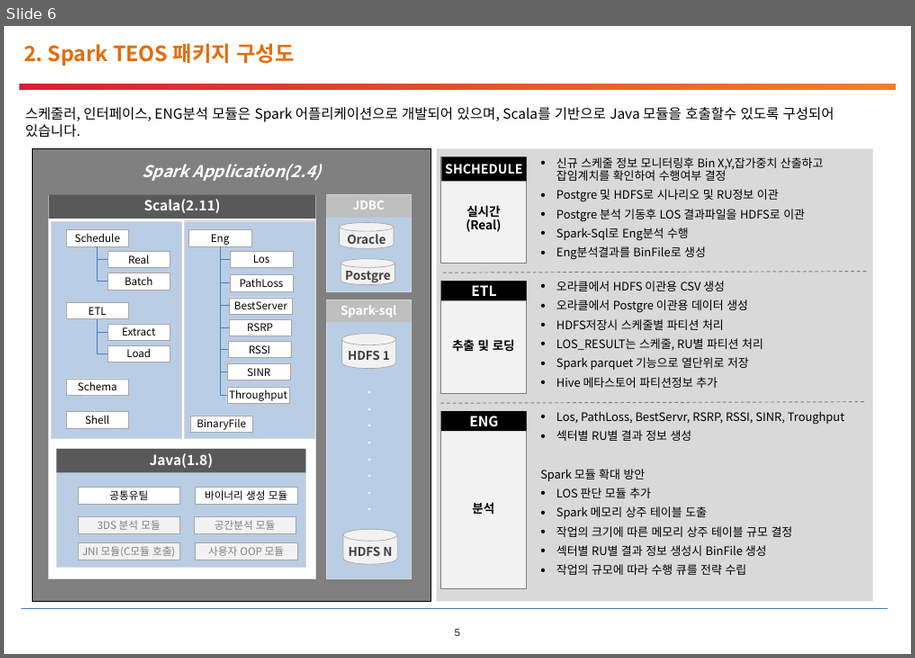
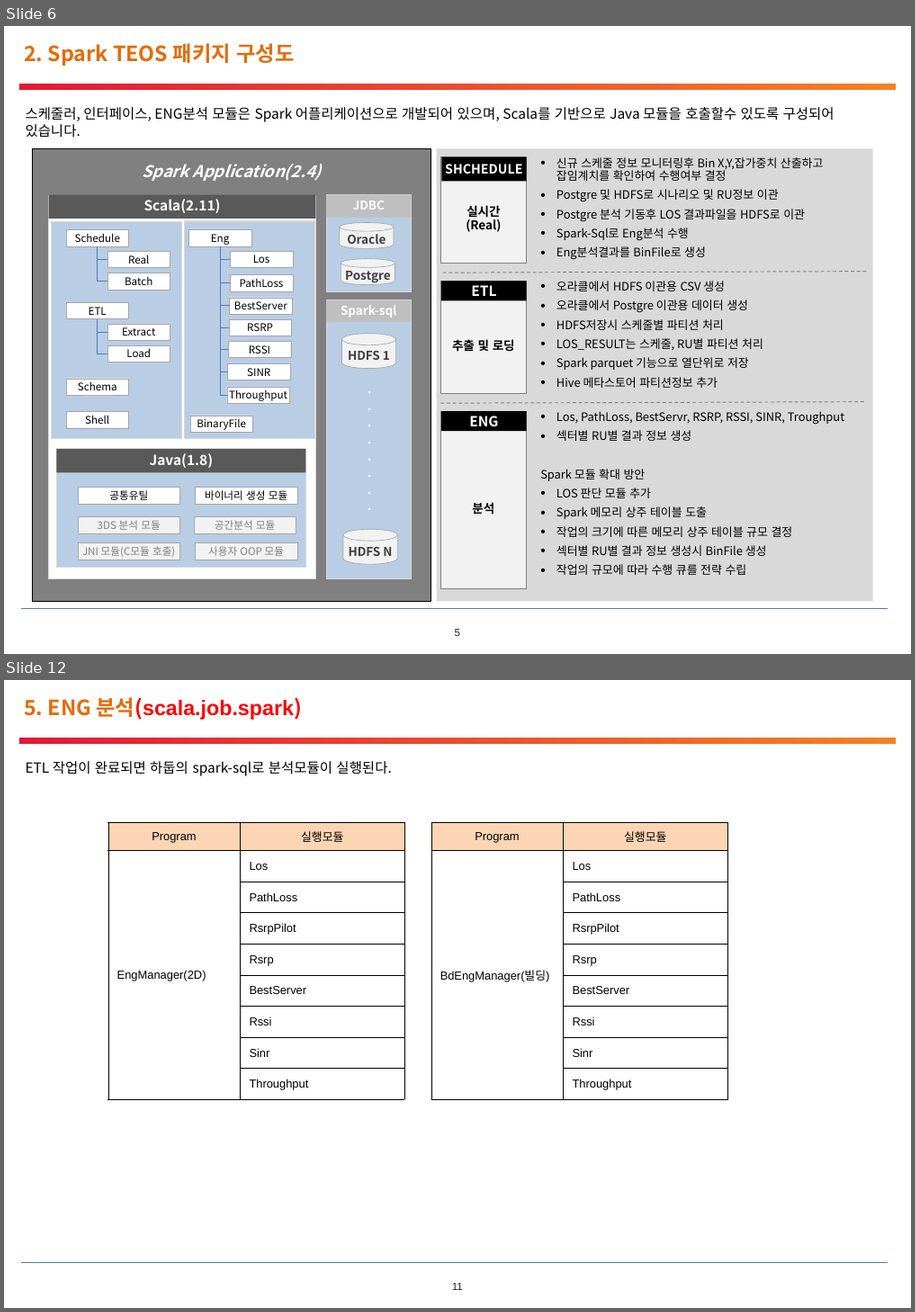
Before and after one commit to pmosoft/spark_scala, a slide deck: eos/06.산출물/TEOSPI-Spark 스케줄러 운영자 매뉴얼.pptx. Shown one above the other, each under a label of ours: slide 6 before the commit, slides 6 and 12 after it; the slides between them are not shown. The pictures are 915x658 and 915x1312 pixels, drawn with LibreOffice and Linux fonts; fonts in the diff are those of the drawing; background and template pictures are left out. Boxes give left, top, right and bottom in pixels: in the first picture for what was removed or moved away, otherwise in the second. Text is boxed around its words. In the diff, an @@ line names an element or a change of style, - is before the commit and + after.

```diff
--- a/eos/06.산출물/TEOSPI-Spark 스케줄러 운영자 매뉴얼.pptx
+++ b/eos/06.산출물/TEOSPI-Spark 스케줄러 운영자 매뉴얼.pptx
@@ slide 12 added at (4,680,911,1308), background #FFFFFF; not listed: 3 template elements that a slide beside it also shows @@
@@ text added at (24,697,301,720), 18 pt, text #FF0000, bold @@
+5. ENG 분석(scala.job.spark)
@@ text added at (26,761,392,776), 12 pt, text #000000 @@
+ETL 작업이 완료되면 하둡의 spark-sql로 분석모듈이 실행된다.
@@ table added at (108,822,404,1099), 9 rows, 2 columns @@
+Program | 실행모듈
+EngManager(2D) | Los
+ | PathLoss
+ | RsrpPilot
+ | Rsrp
+ | BestServer
+ | Rssi
+ | Sinr
+ | Throughput
@@ table added at (432,822,728,1099), 9 rows, 2 columns @@
+Program | 실행모듈
+BdEngManager(빌딩) | Los
+ | PathLoss
+ | RsrpPilot
+ | Rsrp
+ | BestServer
+ | Rssi
+ | Sinr
+ | Throughput
```
Also in this commit, not shown: 2 slides changed, 11 other slides added, 1 slide removed.
